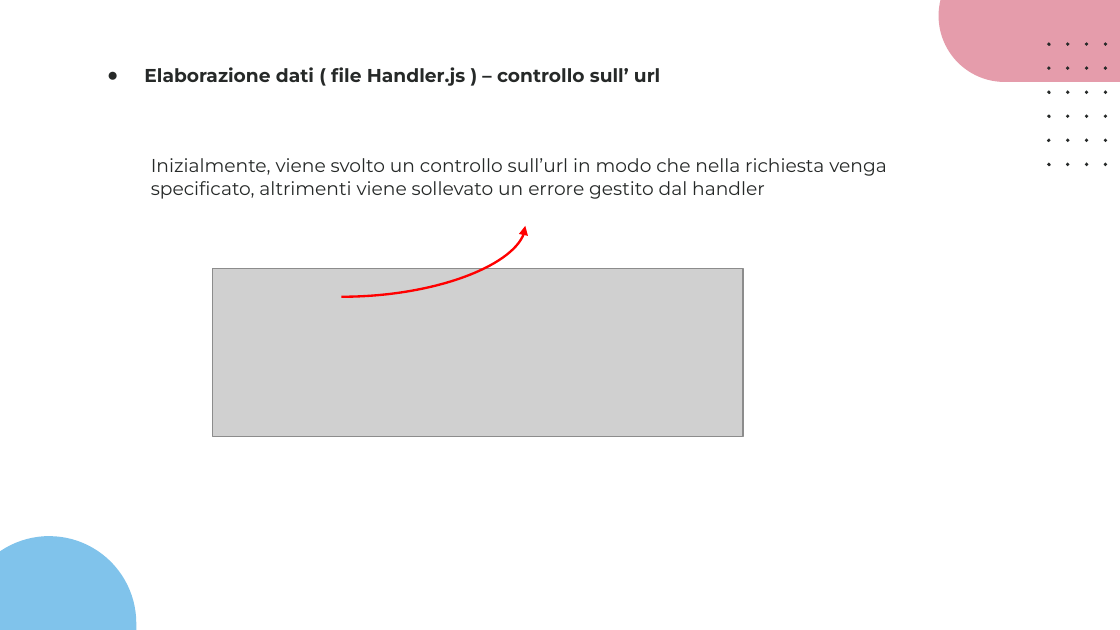
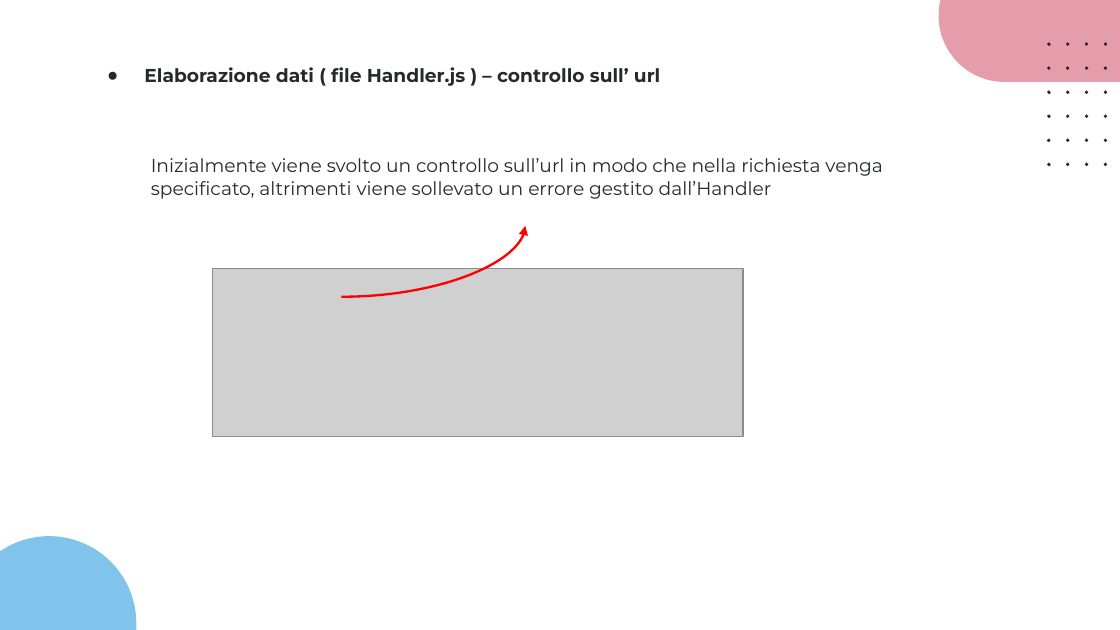
Before and after one commit to slocatelli30/CommuniTEDx, a slide deck: slide 29 of Progetto3.0/CommuniTEDx_3.0.pptx. Drawn at 1120x630 pixels with LibreOffice and Linux fonts; fonts in the diff are those of the drawing; grey boxes stand for pictures. Boxes give left, top, right and bottom in pixels: in the first picture for what was removed or moved away, otherwise in the second. Text is boxed around its words. In the diff, an @@ line names an element or a change of style, - is before the commit and + after.

```diff
--- a/Progetto3.0/CommuniTEDx_3.0.pptx
+++ b/Progetto3.0/CommuniTEDx_3.0.pptx
@@ text at (x1=151, y1=158, x2=883, y2=199): text changed @@
-Inizialmente, viene svolto un controllo sull’url in modo che nella richiesta venga specificato, altrimenti viene sollevato un errore gestito dal handler
+Inizialmente viene svolto un controllo sull’url in modo che nella richiesta venga specificato, altrimenti viene sollevato un errore gestito dall’Handler
```
Also in this commit, not shown: 11 other slides changed, 1 other file.
